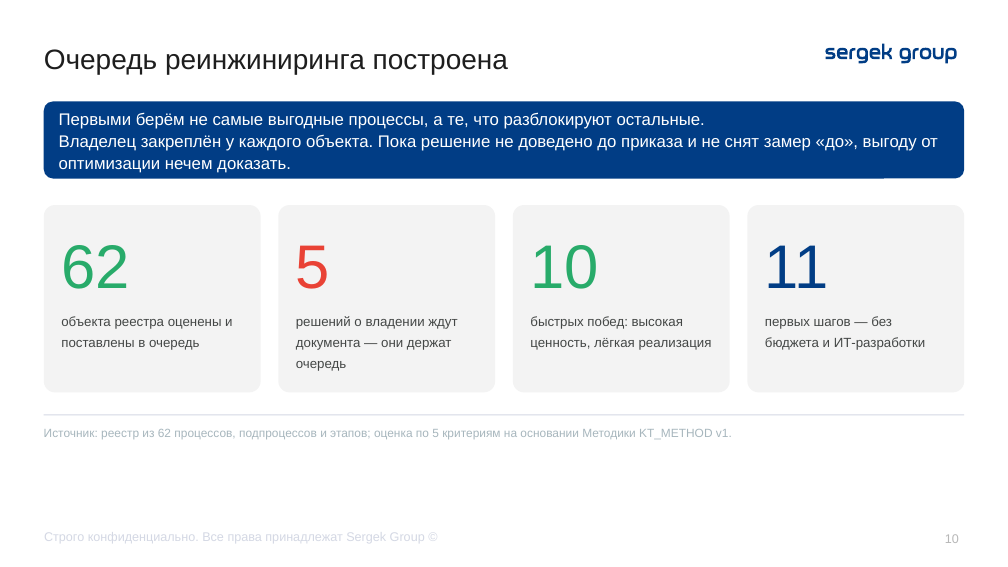
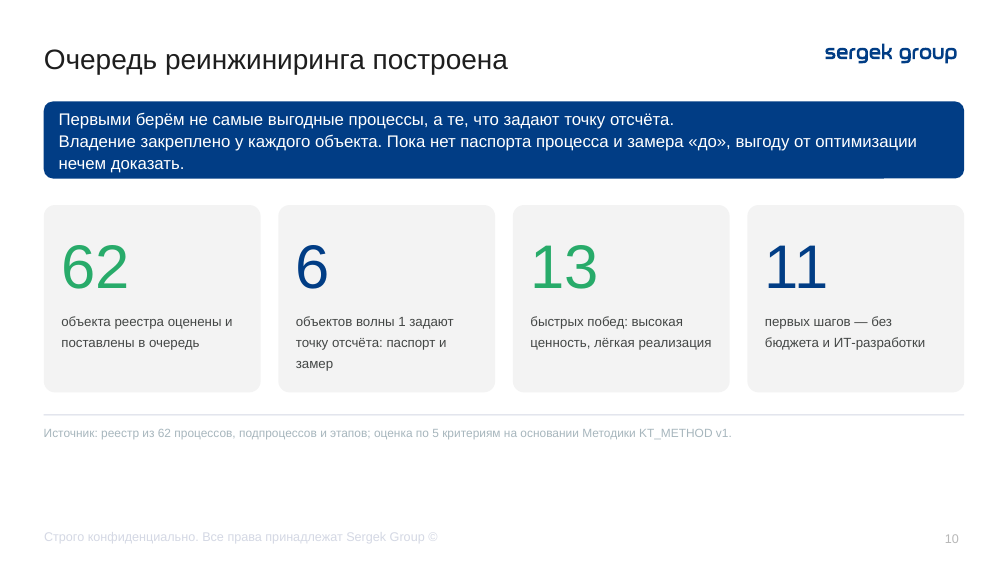
Before and after one commit to TemeshevProject/SG-DUP-Project, a slide deck: slide 10 of dup_project/02_Презентация/ДУП_Приоритеты_реинжиниринга_презентация.pptx. Drawn at 1008x567 pixels with LibreOffice and Linux fonts; fonts in the diff are those of the drawing. Boxes give left, top, right and bottom in pixels: in the first picture for what was removed or moved away, otherwise in the second. Text is boxed around its words. In the diff, an @@ line names an element or a change of style, - is before the commit and + after.

```diff
--- a/dup_project/02_Презентация/ДУП_Приоритеты_реинжиниринга_презентация.pptx
+++ b/dup_project/02_Презентация/ДУП_Приоритеты_реинжиниринга_презентация.pptx
@@ text in rounded rectangle at bbox=[59, 112, 917, 173]: text changed @@
-Первыми берём не самые выгодные процессы, а те, что разблокируют остальные.
-Владелец закреплён у каждого объекта. Пока решение не доведено до приказа и не снят замер «до», выгоду от оптимизации нечем доказать.
+Первыми берём не самые выгодные процессы, а те, что задают точку отсчёта.
+Владение закреплено у каждого объекта. Пока нет паспорта процесса и замера «до», выгоду от оптимизации нечем доказать.
@@ text at bbox=[296, 245, 330, 289]: text changed; text colour #E94235 to #013D85 @@
-5
+6
@@ text at bbox=[530, 245, 598, 289]: text changed @@
-10
+13
@@ text at bbox=[296, 316, 453, 371]: text changed @@
-решений о владении ждут документа — они держат очередь
+объектов волны 1 задают точку отсчёта: паспорт и замер
```
Also in this commit, not shown: 9 other slides changed, 10 other files.
